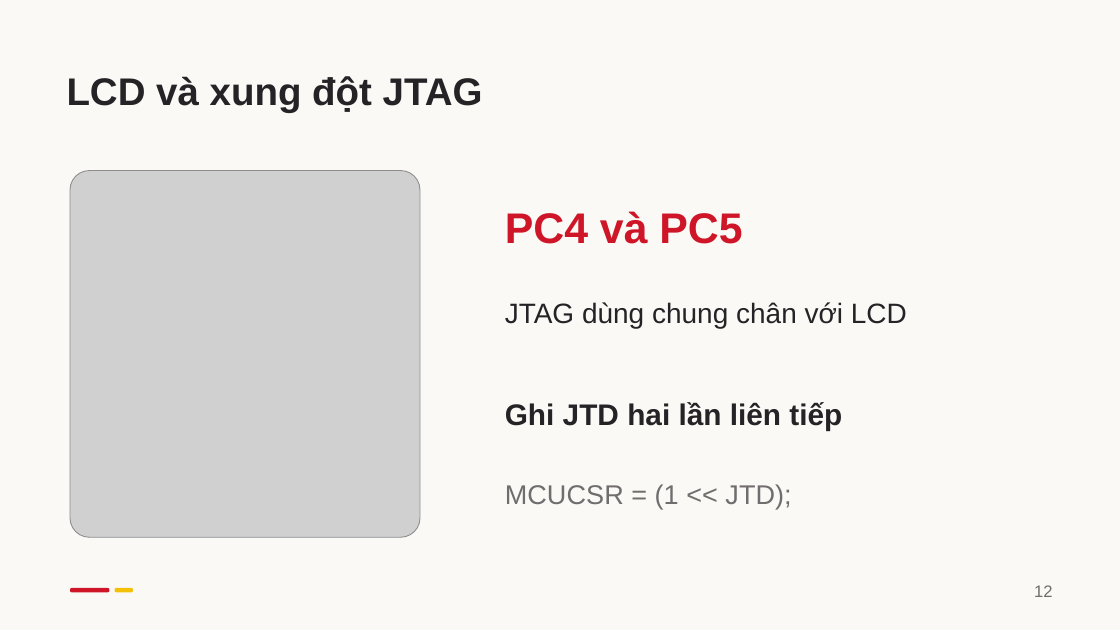
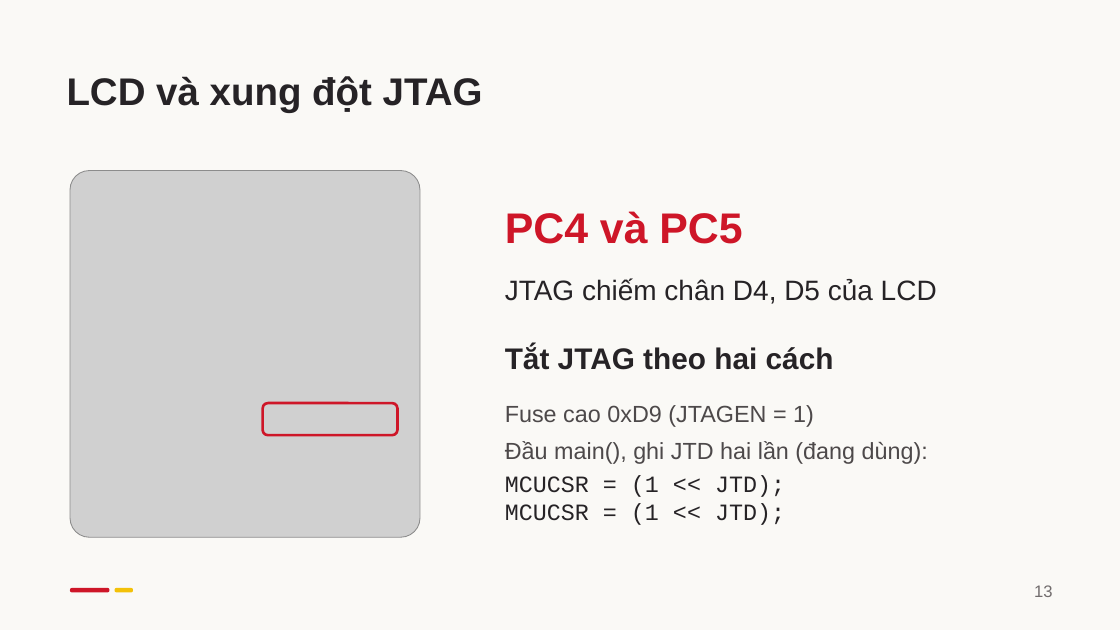
Before and after one commit to kudohieu1209/ET1-DA2, a slide deck: slide 13 of docs/report/slides/DA2_Bao_cao_HUST.pptx (slide 12 before the commit). Drawn at 1120x630 pixels with LibreOffice and Linux fonts; fonts in the diff are those of the drawing; grey boxes stand for pictures. Boxes give left, top, right and bottom in pixels: in the first picture for what was removed or moved away, otherwise in the second. Text is boxed around its words. In the diff, an @@ line names an element or a change of style, - is before the commit and + after.

```diff
--- a/docs/report/slides/DA2_Bao_cao_HUST.pptx
+++ b/docs/report/slides/DA2_Bao_cao_HUST.pptx
@@ text at (505, 278, 937, 304): text changed @@
-JTAG dùng chung chân với LCD
+JTAG chiếm chân D4, D5 của LCD
@@ text at (505, 346, 834, 370): text changed @@
-Ghi JTD hai lần liên tiếp
+Tắt JTAG theo hai cách
@@ text "Fuse cao 0xD9 (JTAGEN = ...": place and size @@
-text "Fuse cao 0xD9 (JTAGEN = ..." at (505, 484, 791, 509)
+text "Fuse cao 0xD9 (JTAGEN = ..." at (505, 405, 928, 525)
@@ rounded rectangle added at (263, 403, 398, 435), outline #CE1628 2.25 pt @@
@@ text at (505, 405, 928, 464): paragraphs added @@
+Fuse cao 0xD9 (JTAGEN = 1)
+Đầu main(), ghi JTD hai lần (đang dùng):
@@ text at (505, 475, 785, 497): size 23.2 to 20 pt, font Arial to Courier New, text colour #716C6D to #262326 in "MCUCSR = (1 << JTD);" @@
@@ text at (505, 503, 785, 525): paragraph added @@
+MCUCSR = (1 << JTD);
@@ text at (1034, 585, 1053, 597): text changed @@
-12
+13
```
Also in this commit, not shown: 16 other slides changed, 2 slides added, 11 other files.
